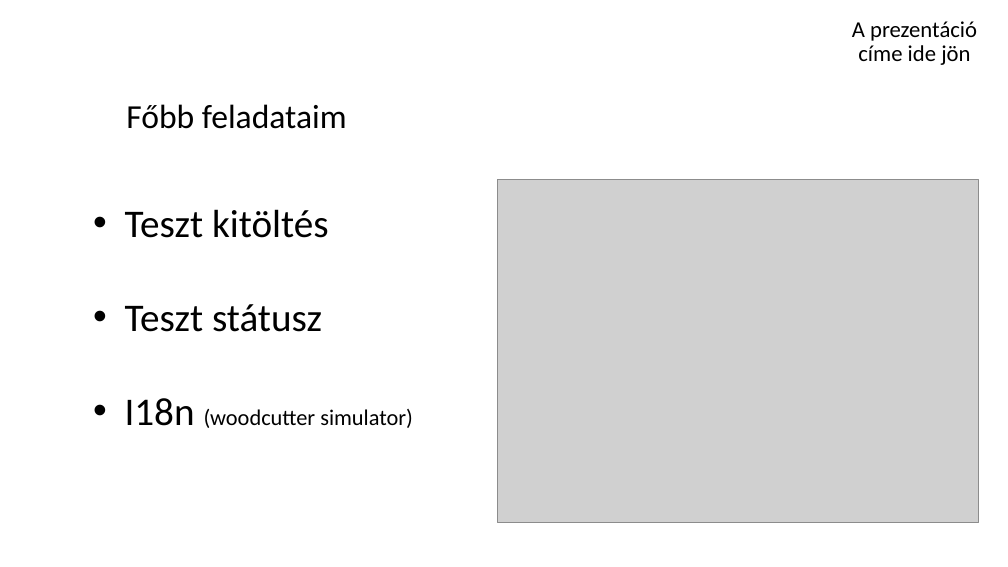
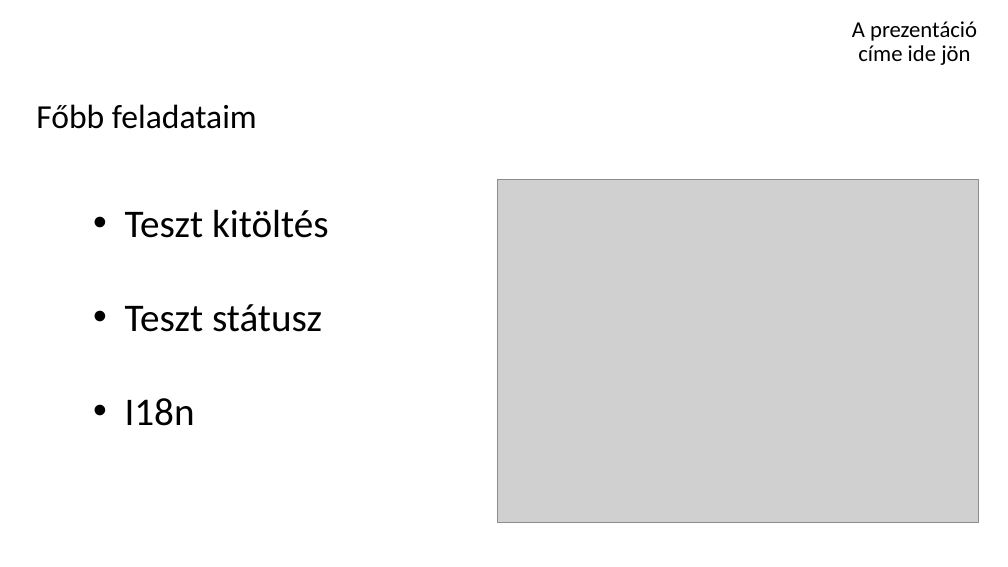
Before and after one commit to schonherz-java-ee-2016-spring/sandbox, a slide deck: slide 4 of krisztianerdei/erdeiKrisztián 0.01.pptx (slide 6 before the commit). Drawn at 1008x567 pixels with LibreOffice and Linux fonts; fonts in the diff are those of the drawing; grey boxes stand for pictures; background and template pictures are left out. Boxes give left, top, right and bottom in pixels: in the first picture for what was removed or moved away, otherwise in the second. Text is boxed around its words. In the diff, an @@ line names an element or a change of style, - is before the commit and + after.

```diff
--- a/krisztianerdei/erdeiKrisztián 0.01.pptx
+++ b/krisztianerdei/erdeiKrisztián 0.01.pptx
@@ subtitle "Főbb feladataim" at box(36, 104, 257, 129): alignment centre to left @@
@@ text at box(125, 398, 195, 426): text changed; size 16 to 28 pt @@
-• I18n (woodcutter simulator)
+• I18n
```
Also in this commit, not shown: 5 other slides changed.
